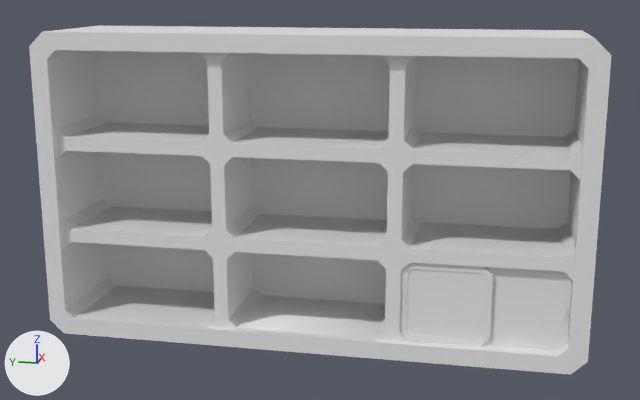
An edit to the FBX model Assets/Models/Social_room/fridge.FBX, drawn before and after from the same camera.
The view is the same before and after, from a 50 mm lens placed at (-3.69, -0.805, 1.624), pointed at (0.231, -0.021, 0.643). The lights are fixed; the arrows at lower left show +X, +Y and +Z. Where no turn or scale is listed for an object, it has been applied to the vertices.

Script lines for the objects in view, before the commit:
```python
me_mesh = bpy.data.meshes.new('Mesh')
me_mesh.from_pydata(...)  # 176 vertices, 348 faces; spans x -0.05..0.53, y -1.23..1.23, z 0.0..1.41
me_mesh_001 = bpy.data.meshes.new('Mesh.001')
me_mesh_001.from_pydata(...)  # 80 vertices, 150 faces; spans x -0.007..0.007, y -0.213..0.213, z 0.0..0.366
me_mesh_002 = bpy.data.meshes.new('Mesh.002')
me_mesh_002.from_pydata([(0.0, 0.188, -0.158), (0.0, -0.188, -0.158), (0.0, 0.188, 0.158), (0.0, -0.188, 0.158), (-0.006, 0.188, -0.158), (-0.006, -0.188, -0.158), (-0.006, 0.188, 0.158), (-0.006, -0.188, 0.158)], [], [(2, 1, 0), (1, 2, 3), (6, 5, 7), (5, 6, 4)])
me_mesh_003 = bpy.data.meshes.new('Mesh.003')
me_mesh_003.from_pydata(...)  # 80 vertices, 150 faces; spans x -0.006..0.006, y -0.198..0.198, z 0.0..0.366
me_mesh_004 = bpy.data.meshes.new('Mesh.004')
me_mesh_004.from_pydata([(0.0, 0.171, -0.158), (0.0, -0.171, -0.158), (0.0, 0.171, 0.158), (0.0, -0.171, 0.158), (-0.006, 0.171, -0.158), (-0.006, -0.171, -0.158), (-0.006, 0.171, 0.158), (-0.006, -0.171, 0.158)], [], [(3, 0, 2), (0, 3, 1), (7, 6, 4), (7, 4, 5)])
ob_door_bigger = bpy.data.objects.new('door_bigger', me_mesh_001)
ob_door_bigger.location = (0.018, -0.935, 0.077)
ob_door_smaller = bpy.data.objects.new('door_smaller', me_mesh_003)
ob_door_smaller.location = (0.005, -0.624, 0.077)
ob_fridge_base = bpy.data.objects.new('fridge_base', me_mesh)
ob_fridge_base.location = (0.0, 0.0, 0.0)
ob_glass_bigger = bpy.data.objects.new('glass_bigger', me_mesh_002)
ob_glass_bigger.location = (0.021, -0.934, 0.26)
ob_glass_smaller = bpy.data.objects.new('glass_smaller', me_mesh_004)
ob_glass_smaller.location = (0.008, -0.626, 0.261)
```
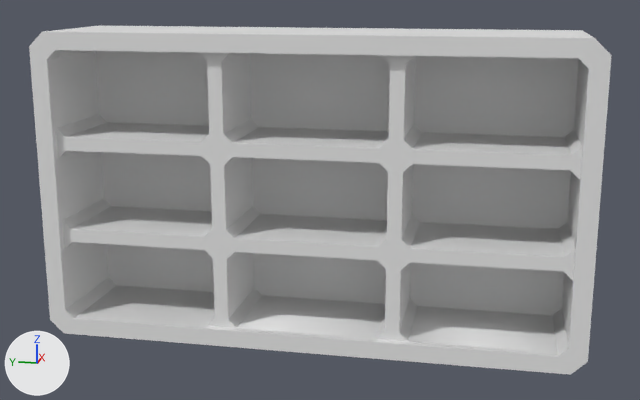
What the commit changed:
Object 'glass_bigger' (ob_glass_bigger) is deleted.
Object 'door_bigger' (ob_door_bigger) is deleted.
Object 'glass_smaller' (ob_glass_smaller) is deleted.
Object 'door_smaller' (ob_door_smaller) is deleted.

Where the change shows, as pixel boxes (x1, y1, x2, y2) in the pictures (640 x 400 px):
'glass_smaller', deleted: before (407, 269, 485, 339)
'glass_bigger', deleted: before (490, 273, 564, 344)
'door_smaller', deleted: before (400, 263, 493, 346)
'door_bigger', deleted: before (483, 267, 572, 351)
